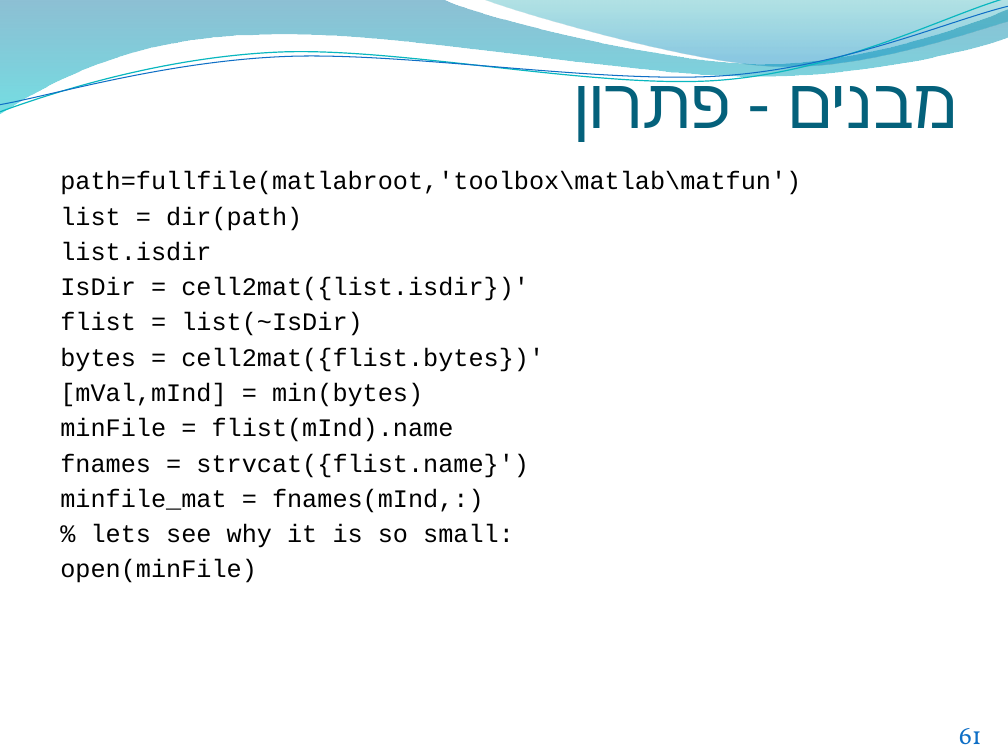
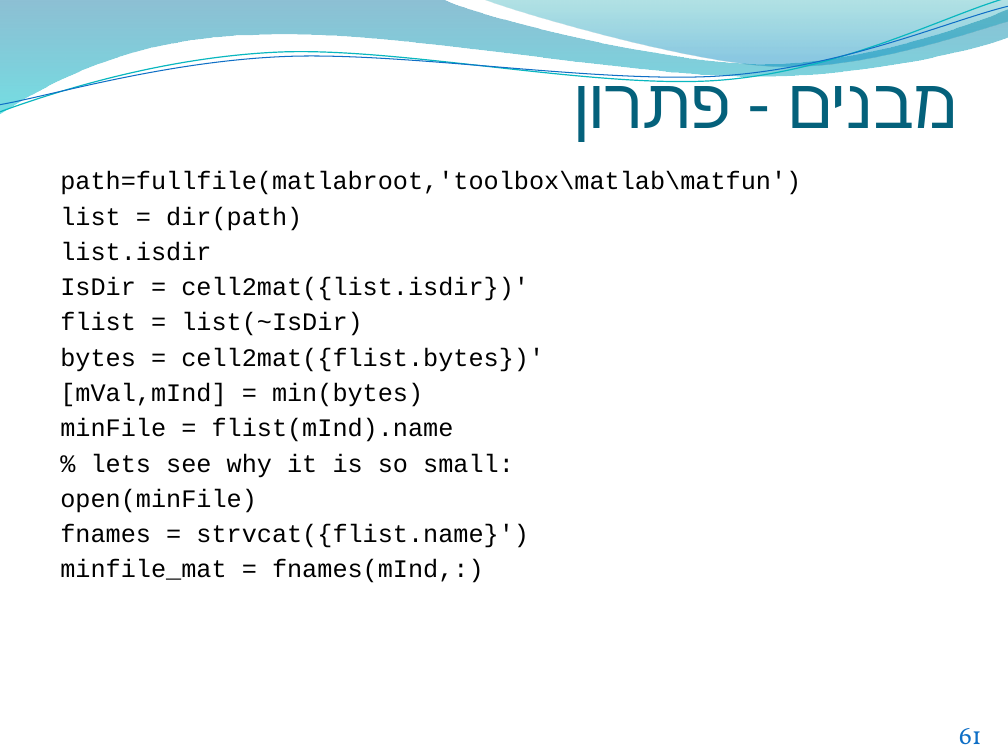
Before and after one commit to mkarptx/mkarptx.github.io, a slide deck: slide 61 of MT/Matlab.pptx. Drawn at 1008x756 pixels with LibreOffice and Linux fonts; fonts in the diff are those of the drawing; background and template pictures are left out. Boxes give left, top, right and bottom in pixels: in the first picture for what was removed or moved away, otherwise in the second. Text is boxed around its words. In the diff, an @@ line names an element or a change of style, - is before the commit and + after.

```diff
--- a/MT/Matlab.pptx
+++ b/MT/Matlab.pptx
@@ text at (60, 453, 514, 513): paragraphs added @@
+% lets see why it is so small:
+open(minFile)
@@ text at (60, 524, 514, 583): paragraphs removed @@
-% lets see why it is so small:
-open(minFile)
```
Also in this commit, not shown: 15 other slides changed, 2 other files.
